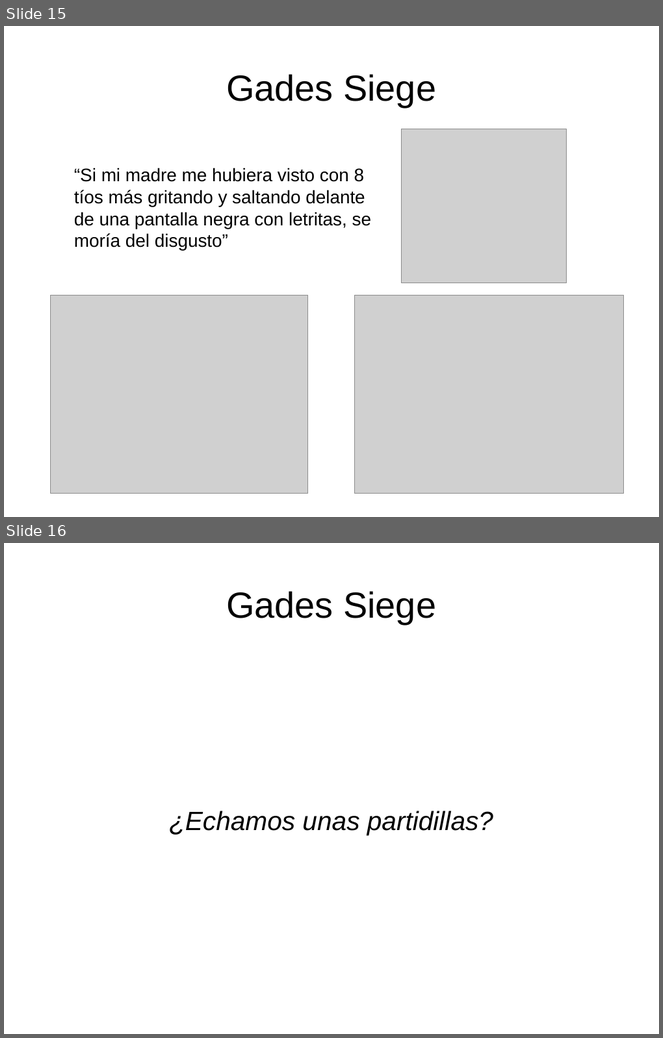
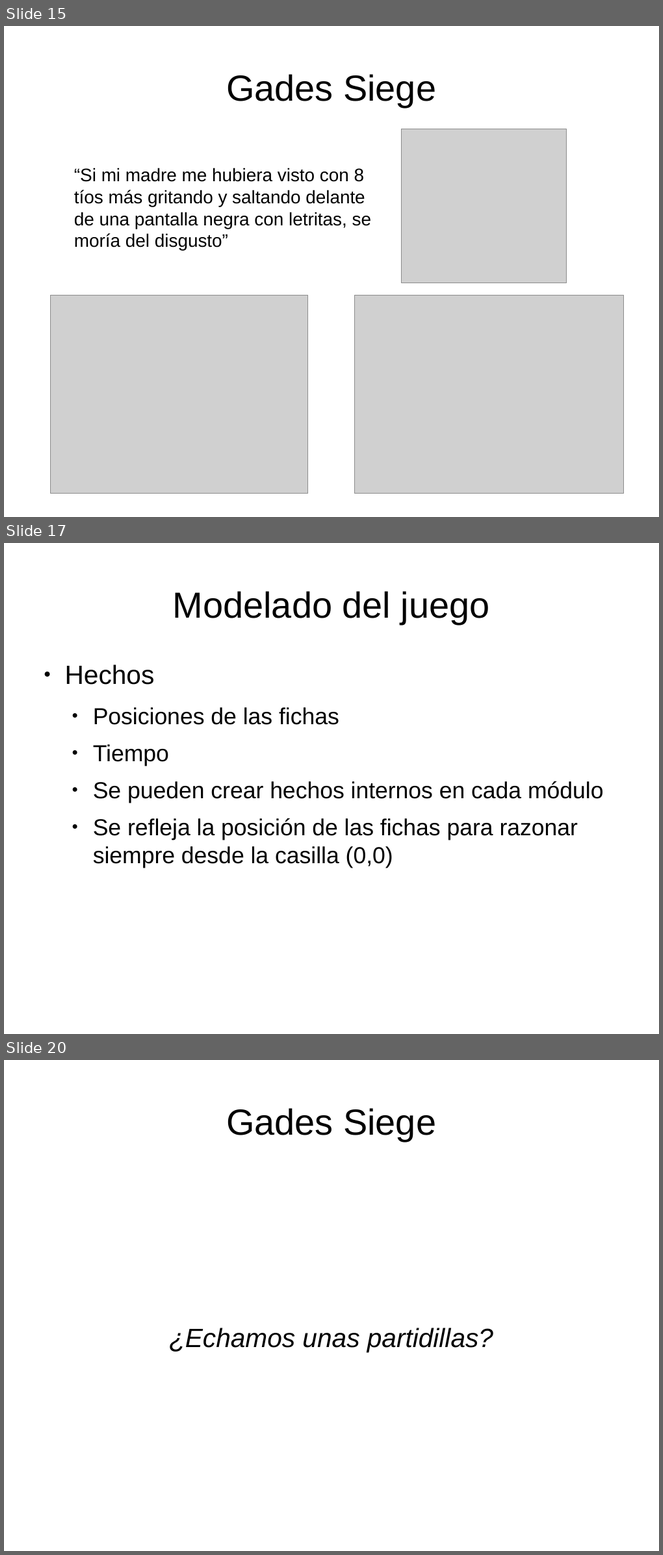
Before and after one commit to rompehielos013013013/gsiege, a slide deck: presentacion/expertoUCLM2014/SSEE-IA.odp. Shown one above the other, each under a label of ours: slides 15 and 16 before the commit, slides 15, 17 and 20 after it; the slides between them are not shown. The pictures are 663x1038 and 663x1555 pixels, drawn with LibreOffice and Linux fonts; fonts in the diff are those of the drawing; grey boxes stand for pictures. Boxes give left, top, right and bottom in pixels: in the first picture for what was removed or moved away, otherwise in the second. Text is boxed around its words. In the diff, an @@ line names an element or a change of style, - is before the commit and + after.

```diff
--- a/presentacion/expertoUCLM2014/SSEE-IA.odp
+++ b/presentacion/expertoUCLM2014/SSEE-IA.odp
@@ slide 17 added at box(4, 543, 659, 1034), background #FFFFFF @@
@@ title added at box(173, 591, 490, 624), 44 pt, text #000000 @@
+Modelado del juego
@@ text added at box(65, 665, 604, 868), 28 pt, text #000000 @@
+● Hechos
+  ● Posiciones de las fichas
+  ● Tiempo
+  ● Se pueden crear hechos internos en cada módulo
+  ● Se refleja la posición de las fichas para razonar siempre desde la casilla (0,0)
@@ what was slide 16 is now slide 20 @@
```
Also in this commit, not shown: 4 slides changed, 3 other slides added.
